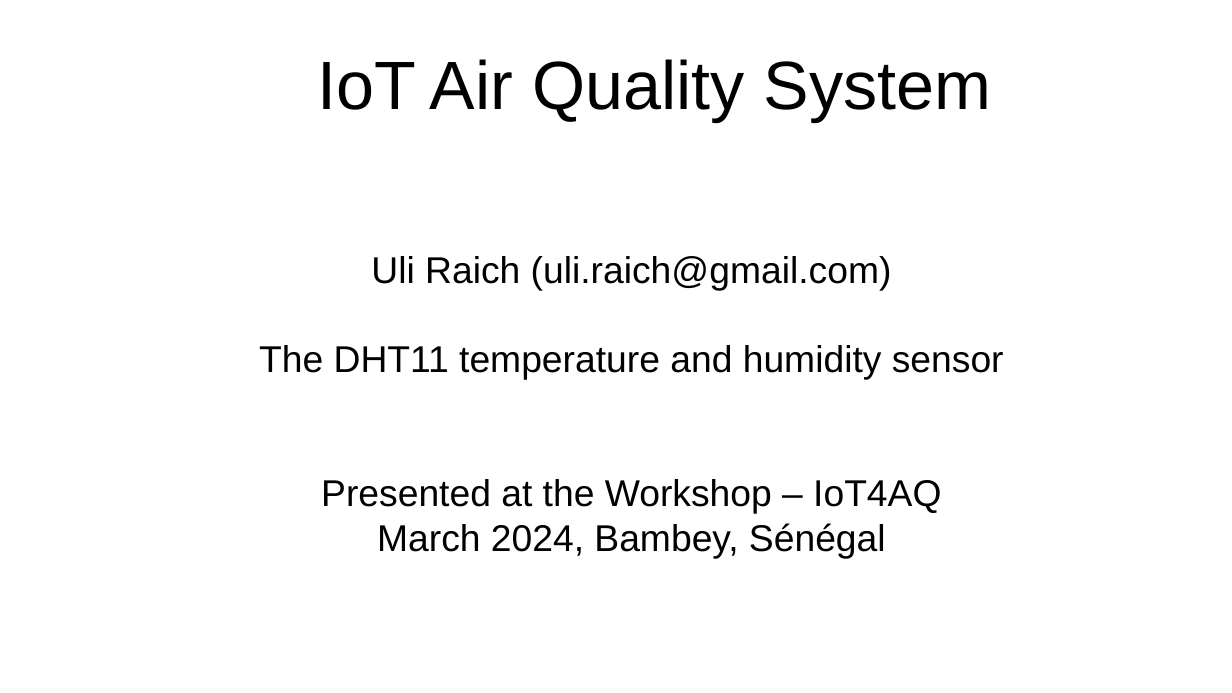
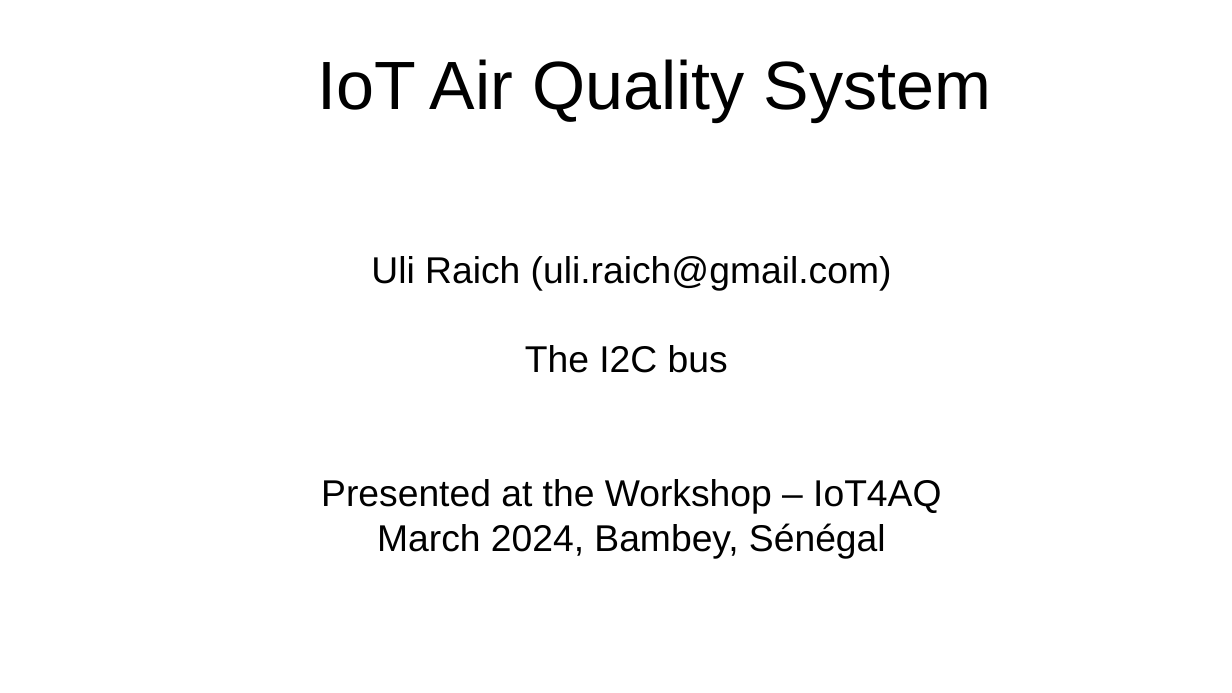
Before and after one commit to uraich/IoT4AQ, a slide deck: slide 1 of workshop/slides/iot4aq_dht11.odp. Drawn at 1232x693 pixels with LibreOffice and Linux fonts; fonts in the diff are those of the drawing; background and template pictures are left out. Boxes give left, top, right and bottom in pixels: in the first picture for what was removed or moved away, otherwise in the second. Text is boxed around its words. In the diff, an @@ line names an element or a change of style, - is before the commit and + after.

```diff
--- a/workshop/slides/iot4aq_dht11.odp
+++ b/workshop/slides/iot4aq_dht11.odp
@@ subtitle at [525,345,728,373]: text changed @@
-The DHT11 temperature and humidity sensor
+The I2C bus
```
Also in this commit, not shown: 3 other slides changed, 1 slide added, 6 slides removed, 3 other files.
